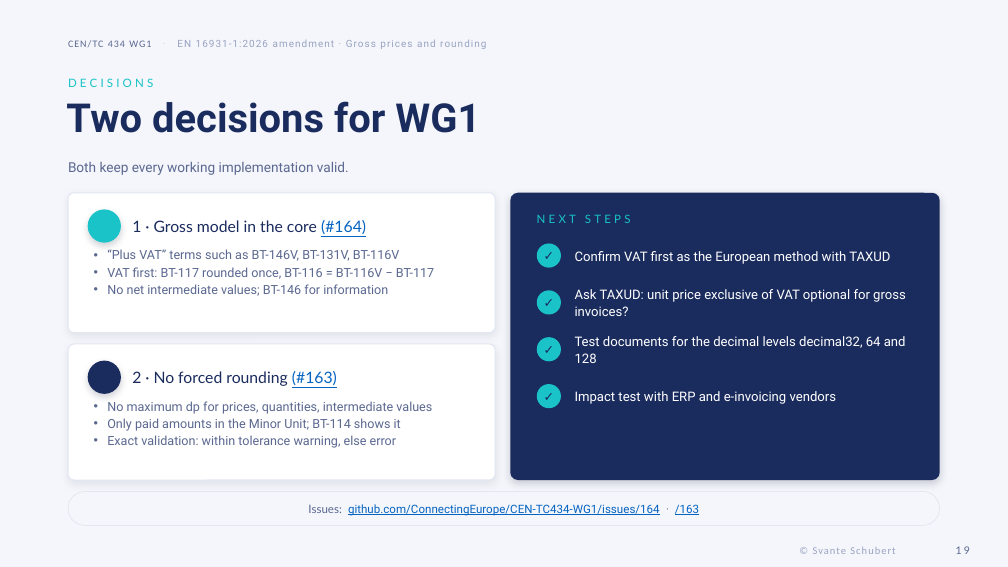
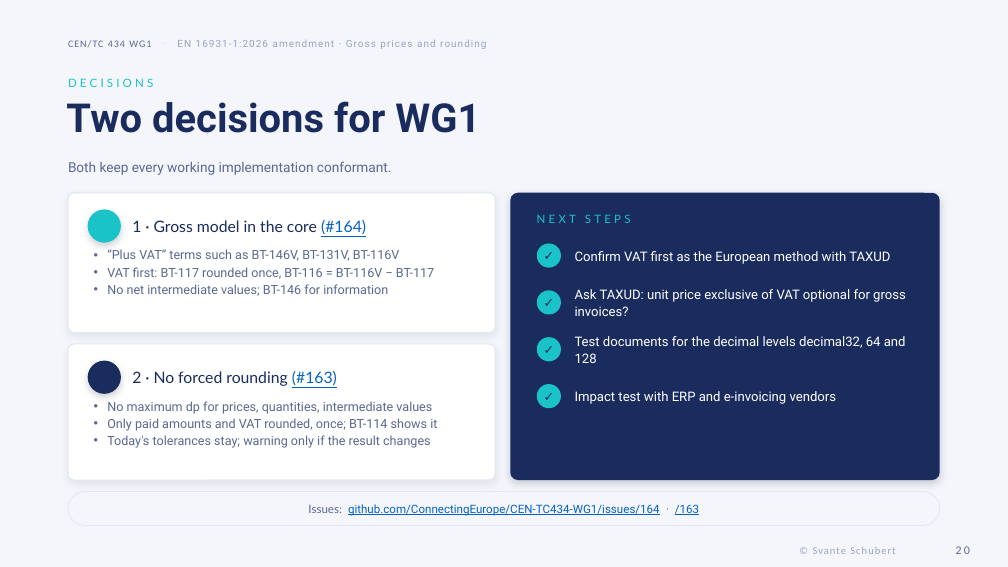
Before and after one commit to svanteschubert/testy, a slide deck: slide 20 of docs/CEN-TC434-WG1_2026_SvanteSchubert_Gross-Prices_EN.pptx (slide 19 before the commit). Drawn at 1008x567 pixels with LibreOffice and Linux fonts; fonts in the diff are those of the drawing; background and template pictures are left out. Boxes give left, top, right and bottom in pixels: in the first picture for what was removed or moved away, otherwise in the second. Text is boxed around its words. In the diff, an @@ line names an element or a change of style, - is before the commit and + after.

```diff
--- a/docs/CEN-TC434-WG1_2026_SvanteSchubert_Gross-Prices_EN.pptx
+++ b/docs/CEN-TC434-WG1_2026_SvanteSchubert_Gross-Prices_EN.pptx
@@ text at bbox=[68, 161, 391, 175]: text changed @@
-Both keep every working implementation valid.
+Both keep every working implementation conformant.
@@ text at bbox=[107, 418, 437, 448]: text changed @@
-• Only paid amounts in the Minor Unit; BT-114 shows it
-• Exact validation: within tolerance warning, else error
+• Only paid amounts and VAT rounded, once; BT-114 shows it
+• Today's tolerances stay; warning only if the result changes
@@ page number at bbox=[956, 546, 970, 554]: text changed @@
-19
+20
```
Also in this commit, not shown: 8 other slides changed, 1 slide added, 1 other file.
